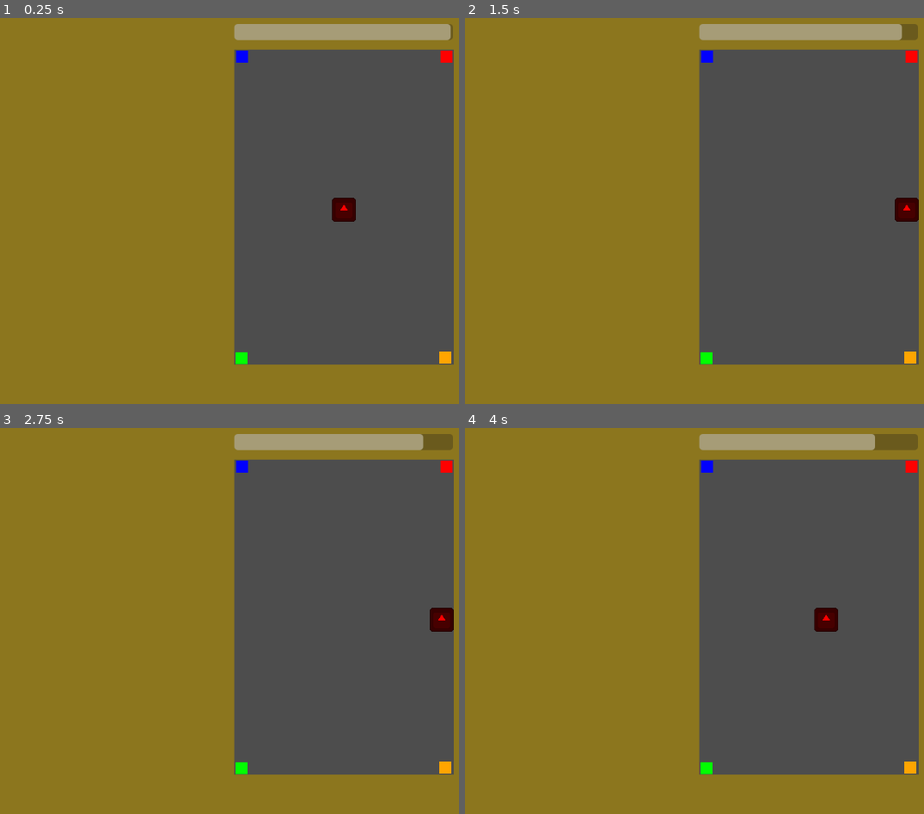
Above: before the commit, frames 1-4 (two rows, left to right).
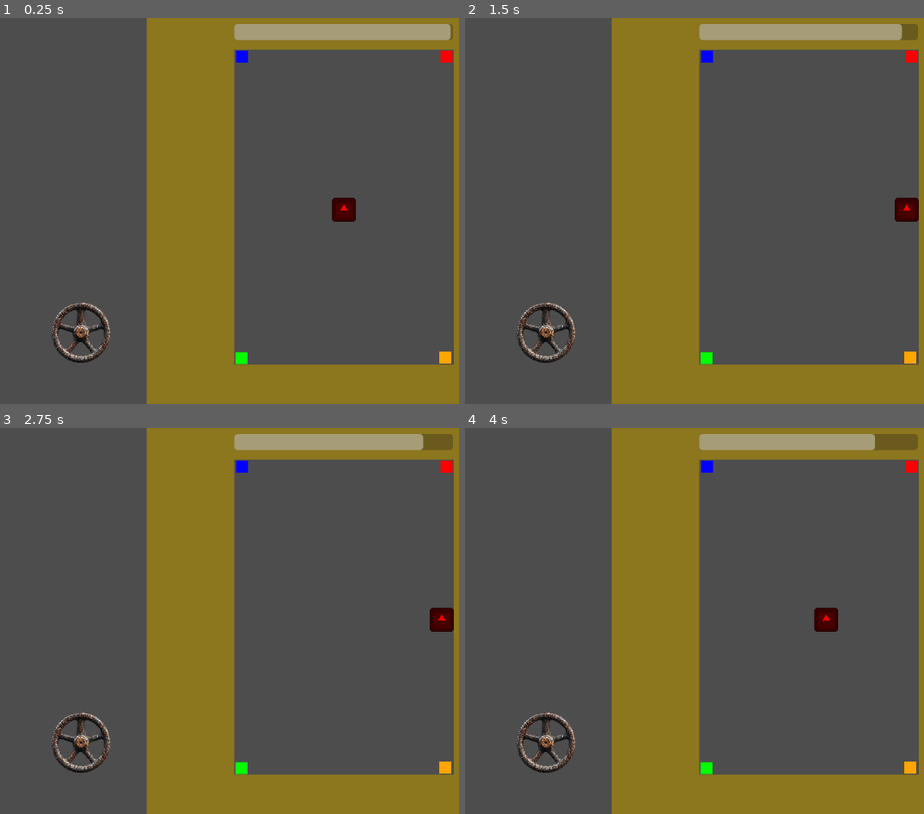
Above: after the commit, the same moments.

Repository: bemotta212/GameJam3
Game: Godot game, scene res://Scenes/level_01.tscn
Two runs of this game, one before a commit and one after it. Both use one fixed random seed, a clock stepped at 60 frames per second and the inputs below. The engine's default icon, where the game draws it, is replaced by a stand-in: a white triangle on a blue panel in a dark square.
Inputs (mouse positions are in pixels of both pictures, inside the frame that each line leads up to):
- Up to frame 1 (0.25 s): no input
- Up to frame 2 (1.5 s): tap Enter at 0.5 s; move the mouse to (outside the picture) at 0.52 s; hold D (Move_right) 0.53-1.25 s; click (outside the picture) at 0.67 s; drag from (671, 230) to (708, 56) at 1.27 s
- Up to frame 3 (2.75 s): tap R (Restart, bound only before the commit) at 2 s; move the mouse to (413, 536) at 2.02 s; hold D (Move_right) from 2.03 s (still down); click (413, 536) at 2.17 s
- Up to frame 4 (4 s): release D (Move_right) at 2.75 s; drag from (772, 698) to (910, 466) at 2.77 s; tap R (Restart, bound only before the commit) at 3.5 s; move the mouse to (outside the picture) at 3.52 s; hold A (Move_left) from 3.53 s (still down); click (outside the picture) at 3.67 s

The runs differ from the first frame. In frame 1, 32% of the frame differs, in the area x 0-33%, y 0-100%; in frame 2, 32%; in frame 3, 32%; in frame 4, 32%.

Commit message:
Válvula basica
Adicionado a válvula, sem funcionalidade

Diff:
--- a/iii-game-jam-unisinos/Scenes/level_01.tscn
+++ b/iii-game-jam-unisinos/Scenes/level_01.tscn
@@ -1,8 +1,9 @@
-[gd_scene load_steps=8 format=3 uid="uid://dyj7c6bvupsv5"]
+[gd_scene load_steps=9 format=3 uid="uid://dyj7c6bvupsv5"]
 
 [ext_resource type="PackedScene" uid="uid://lekbgvvc58t6" path="res://Scenes/jogador.tscn" id="1_skhut"]
 [ext_resource type="PackedScene" uid="uid://chhe4nuh5xtwa" path="res://Scenes/porta.tscn" id="2_cp1n5"]
 [ext_resource type="Script" path="res://Scripts/ui.gd" id="3_1e0is"]
+[ext_resource type="PackedScene" uid="uid://b5aruyah8xm4j" path="res://Scenes/valvula_container.tscn" id="4_ee6e2"]
 
 [sub_resource type="RectangleShape2D" id="RectangleShape2D_kwles"]
 size = Vector2(91, 616)
@@ -25,7 +26,7 @@
 collision_mask = 2
 
 [node name="ColorRect" type="ColorRect" parent="Paredes/Parede_esquerda"]
-offset_left = -4.0
+offset_left = 246.0
 offset_top = -6.0
 offset_right = 393.0
 offset_bottom = 669.0
@@ -106,6 +107,9 @@
 position = Vector2(577, 322)
 SPEED = 300.0
 
+[node name="Respawn" type="Marker2D" parent="."]
+position = Vector2(577, 322)
+
 [node name="UI" type="CanvasLayer" parent="."]
 script = ExtResource("3_1e0is")
 
@@ -152,8 +156,8 @@
 one_shot = true
 autostart = true
 
-[node name="Respawn" type="Marker2D" parent="."]
-position = Vector2(577, 322)
+[node name="Valvula_container" parent="." instance=ExtResource("4_ee6e2")]
+position = Vector2(136, 529)
 
 [connection signal="game_won" from="Jogador" to="UI" method="on_game_won"]
 [connection signal="game_lost" from="UI" to="Jogador" method="on_game_lost"]
--- /dev/null
+++ b/iii-game-jam-unisinos/Scenes/valvula_container.tscn
@@ -0,0 +1,24 @@
+[gd_scene load_steps=4 format=3 uid="uid://b5aruyah8xm4j"]
+
+[ext_resource type="Script" path="res://Scripts/valvula_de_pressao.gd" id="1_plvoq"]
+[ext_resource type="Texture2D" uid="uid://cyvpm1v4m5dgu" path="res://Assets/Textures/valvula.png" id="2_tr1bv"]
+
+[sub_resource type="CircleShape2D" id="CircleShape2D_21wfx"]
+radius = 50.0
+
+[node name="Valvula_container" type="Node2D"]
+script = ExtResource("1_plvoq")
+
+[node name="Valvula_de_pressao" type="Area2D" parent="."]
+collision_layer = 8
+collision_mask = 0
+
+[node name="Sprite" type="Sprite2D" parent="Valvula_de_pressao"]
+position = Vector2(5.96046e-08, 0)
+scale = Vector2(0.1, 0.1)
+texture = ExtResource("2_tr1bv")
+
+[node name="CollisionShape2D" type="CollisionShape2D" parent="Valvula_de_pressao"]
+shape = SubResource("CircleShape2D_21wfx")
+
+[connection signal="input_event" from="Valvula_de_pressao" to="." method="_on_input_event"]
--- /dev/null
+++ b/iii-game-jam-unisinos/Scripts/valvula_de_pressao.gd
@@ -0,0 +1,41 @@
+extends Node2D
+
+@onready var sprite: Sprite2D = $Valvula_de_pressao/Sprite
+
+var is_dragging : bool = false
+var mouse_click : bool = false
+
+var last_rotation_degrees : float
+signal valve_rotated(rotation_degrees: float)
+
+#Segurado fora da área
+func _input(event: InputEvent) -> void:
+	if event is InputEventMouseButton:	#Caso o input seja com o mouse
+		if event.button_index == MOUSE_BUTTON_LEFT:	#Caso o Input seja o botão esquerdo do mouse
+			if event.is_pressed():
+				print("pressionado")
+				is_dragging = true
+			else:	#Caso o Input não esteja mais sendo pressionado
+				is_dragging = false
+				mouse_click = false
+
+	#Quando o jogador girar a válvula
+	if is_dragging == true and mouse_click == true:
+		sprite.look_at(get_global_mouse_position())
+		#Quanto que o jogador rodou a válvula
+		var rotation_change = sprite.global_rotation_degrees - last_rotation_degrees
+		#Impede o jogador de rodar a válvula ao contrário
+		if rotation_change < 0:
+			rotation_change = 0
+		print(rotation_change)
+		#Atualiza o valor e envia o sinal de rotação
+		last_rotation_degrees = sprite.global_rotation_degrees
+		valve_rotated.emit(rotation_change)
+
+#Pressionado dentro da área
+func _on_input_event(viewport: Node, event: InputEvent, shape_idx: int) -> void:
+	if event is InputEventMouseButton:	#Caso o input seja com o mouse
+		if event.button_index == MOUSE_BUTTON_LEFT:	#Caso o Input seja o botão esquerdo do mouse
+			if event.is_pressed():
+				print("pressionado na area")
+				mouse_click = true
--- a/iii-game-jam-unisinos/project.godot
+++ b/iii-game-jam-unisinos/project.godot
@@ -41,17 +41,13 @@
 "events": [Object(InputEventKey,"resource_local_to_scene":false,"resource_name":"","device":-1,"window_id":0,"alt_press …(192 unchanged characters)…
 ]
 }
-Restart={
-"deadzone": 0.5,
-"events": [Object(InputEventKey,"resource_local_to_scene":false,"resource_name":"","device":-1,"window_id":0,"alt_pressed":false,"shift_pressed":false,"ctrl_pressed":false,"meta_pressed":false,"pressed":false,"keycode":0,"physical_keycode":82,"key_label":0,"unicode":114,"location":0,"echo":false,"script":null)
-]
-}
 
 [layer_names]
 
 2d_physics/layer_1="Mapa"
 2d_physics/layer_2="Jogador"
 2d_physics/layer_3="Portas"
+2d_physics/layer_4="Valvula"
 
 [rendering]
 
Not shown, added: iii-game-jam-unisinos/Assets/Textures/escotilha.jpg.import
Not shown, added: iii-game-jam-unisinos/Assets/Textures/manometro.png.import
Not shown, added: iii-game-jam-unisinos/Assets/Textures/ponteiro.png.import
Not shown, added: iii-game-jam-unisinos/Assets/Textures/valvula.png.import
